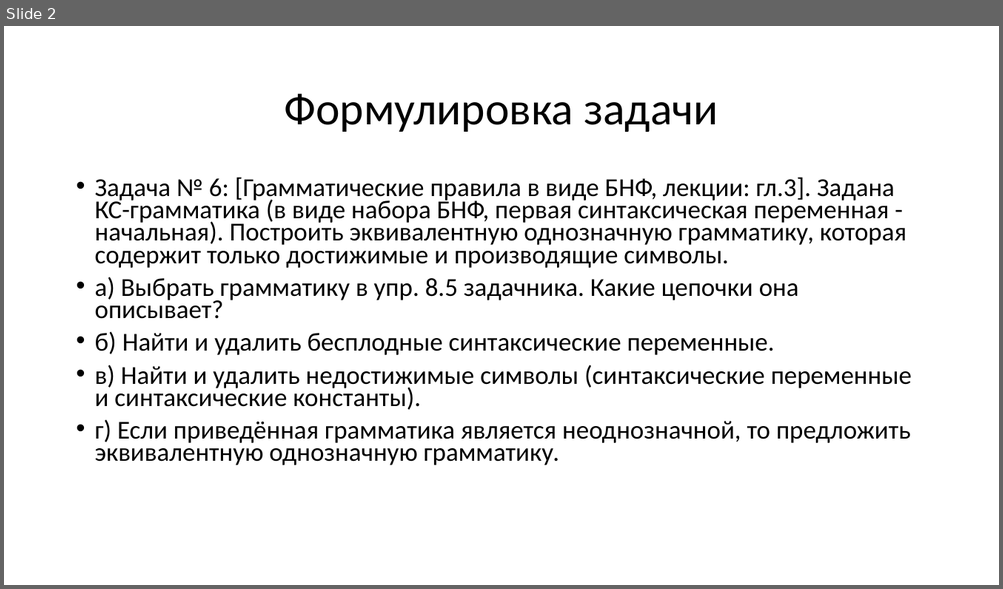
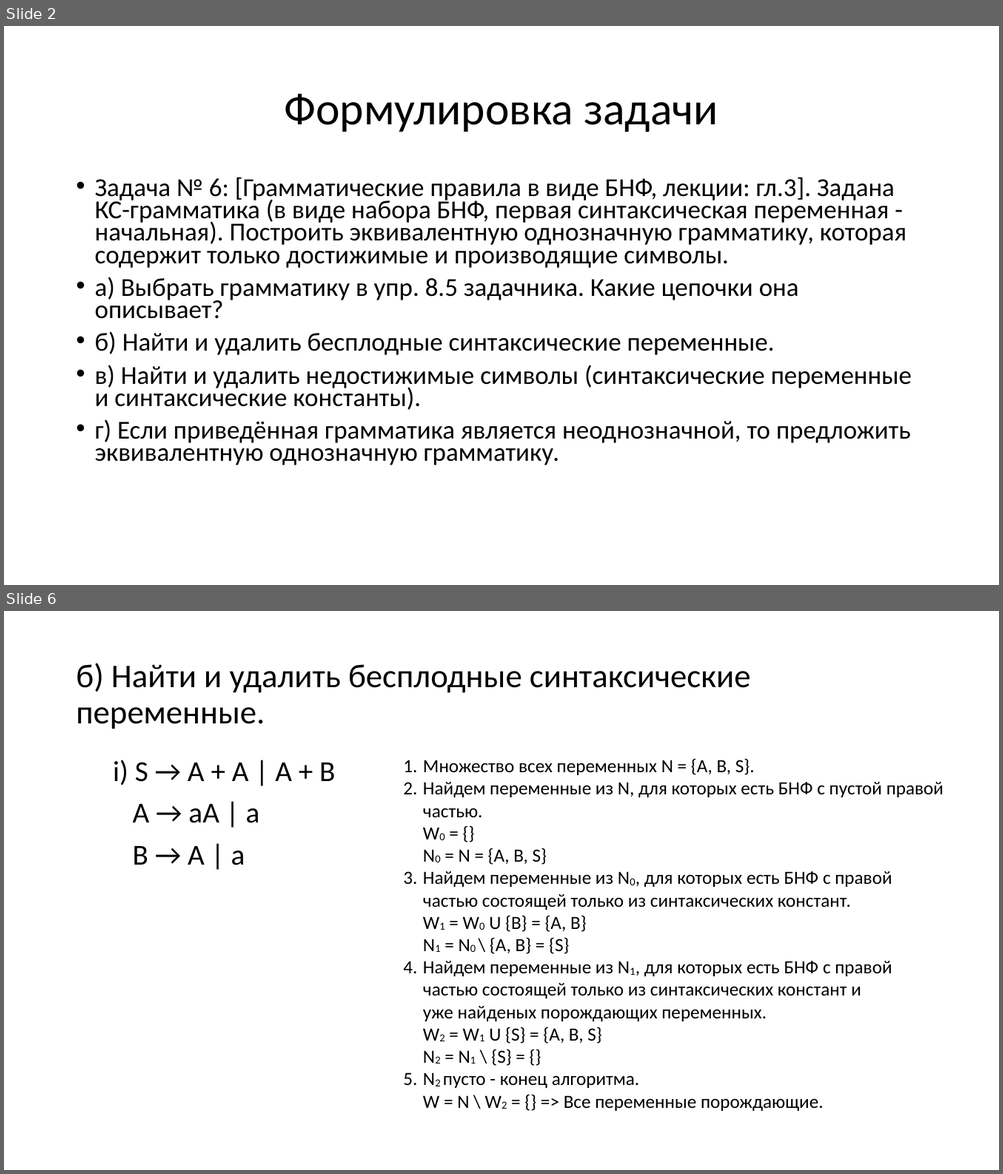
Before and after one commit to goddamnteam/korzun, a slide deck: task6.pptx. Shown one above the other, each under a label of ours: slide 2 before the commit, slides 2 and 6 after it; the slides between them are not shown. The pictures are 1003x589 and 1003x1174 pixels, drawn with LibreOffice and Linux fonts; fonts in the diff are those of the drawing. Boxes give left, top, right and bottom in pixels: in the first picture for what was removed or moved away, otherwise in the second. Text is boxed around its words. In the diff, an @@ line names an element or a change of style, - is before the commit and + after.

```diff
--- a/task6.pptx
+++ b/task6.pptx
@@ slide 6 added at (x1=4, y1=611, x2=999, y2=1170), background #FFFFFF @@
@@ title added at (x1=76, y1=663, x2=751, y2=729), 32 pt, text #000000 @@
+б) Найти и удалить бесплодные синтаксические переменные.
@@ text added at (x1=113, y1=760, x2=335, y2=866), 28 pt, text #000000 @@
+  i) S → A + A | A + B
+  A → aA | a
+  B → A | a
@@ text added at (x1=423, y1=758, x2=943, y2=1111), 18 pt, text #000000 @@
+1. Множество всех переменных N = {A, B, S}.
+2. Найдем переменные из N, для которых есть БНФ с пустой правой
+   частью.
+   W0 = {}
+   N0 = N = {A, B, S}
+3. Найдем переменные из N0, для которых есть БНФ с правой
+   частью состоящей только из синтаксических констант.
+   W1 = W0 U {B} = {A, B}
+   N1 = N0 \ {A, B} = {S}
+4. Найдем переменные из N1, для которых есть БНФ с правой
+   частью состоящей только из синтаксических констант и
+   уже найденых порождающих переменных.
+   W2 = W1 U {S} = {A, B, S}
+   N2 = N1 \ {S} = {}
+5. N2 пусто - конец алгоритма.
+   W = N \ W2 = {} => Все переменные порождающие.
```
Also in this commit, not shown: 8 slides changed, 2 other slides added.
